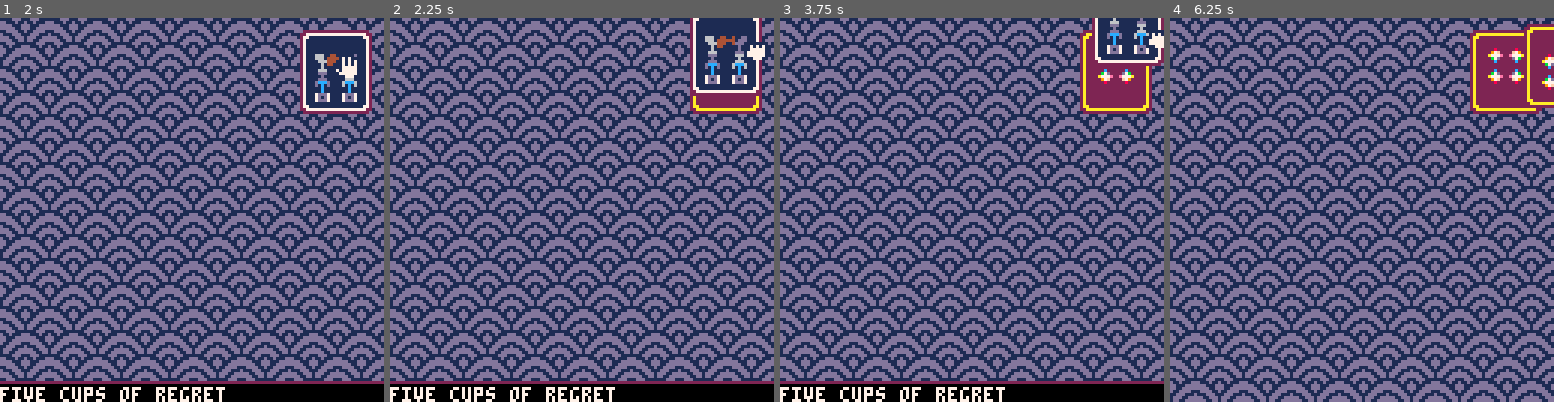
Above: before the commit, frames 1-4 (left to right).
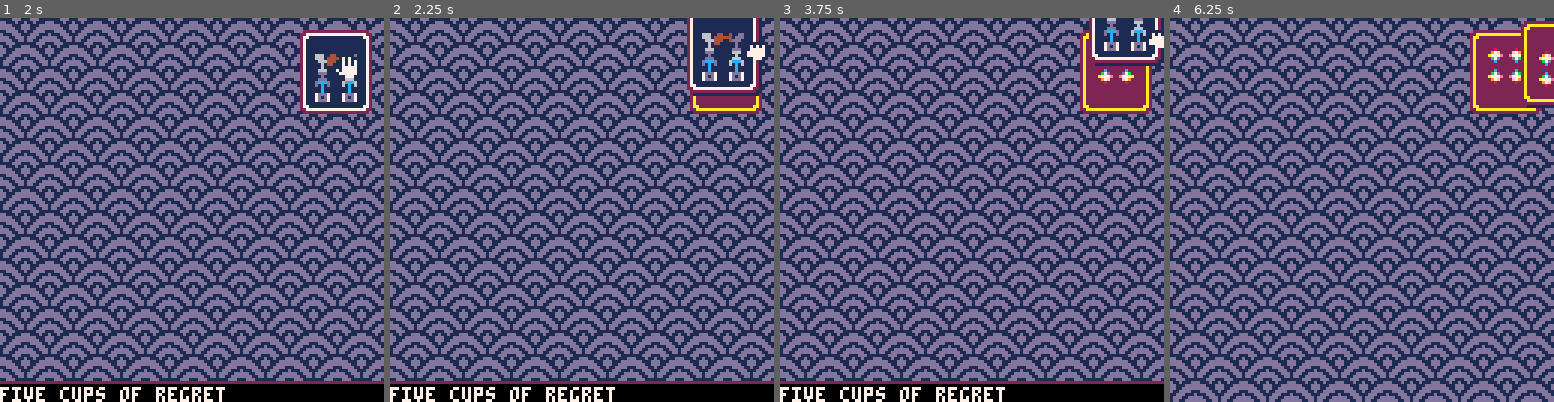
Above: after the commit, the same moments.

Repository: alxgnon/pico-8
Game: PICO-8 cartridge tarot.p8
The game is run twice, just before and just after one commit, with the same random seed, the same clock (stepped at 60 frames per second) and the same inputs.
Inputs:
- Up to frame 1 (2 s): tap X (X key) at 0.33, 1.07, 1.85 s; tap O (Z key) at 0.7, 1.7 s; hold Right from 1.6 s (still down)
- Up to frame 2 (2.25 s): release Right at 2.1 s; tap O (Z key) at 2.1 s; hold Up from 2.15 s (still down)
- Up to frame 3 (3.75 s): release Up at 2.42 s; hold Right 2.47-3.03 s; tap O (Z key) every 0.4 s from 2.5 to 3.7 s; tap X (X key) at 2.97 s; hold Left 3.08-3.58 s; hold Down from 3.63 s (still down)
- Up to frame 4 (6.25 s): release Down at 3.97 s; hold Right 4.02-4.68 s; tap X (X key) at 4.08, 5.2 s; tap O (Z key) every 0.4 s from 4.1 to 6.1 s; hold Up 4.73-5.03 s; hold Left 5.08-5.68 s; hold Down 5.73-6.03 s; hold Right from 6.08 s (still down)

Frame 1 is identical in both runs. In frame 2, 1.9% of the frame differs, in the area x 77-97%, y 0-21%; in frame 3, 1.3%; in frame 4, 0.8%.

Commit message:
tarot: lift and sound effects

Diff:
--- a/tarot.p8
+++ b/tarot.p8
@@ -147,13 +147,20 @@
 		self.hold4 = true
 
 		if self.card then
-			add(deck, self.card)
+			card = self.card
 			self.card = nil
+			add(deck, card)
+			card.x += 1
+			card.y += 1
+			sfx(2)
 		else
 			local top = deck:top()
 			if top then
 				del(deck, top)
 				self.card = top
+				top.x -= 1
+				top.y -= 1
+				sfx(1)
 			end
 		end
 	end
@@ -167,15 +174,23 @@
 
 		if self.card then
 			self.card:flip()
+			sfx(3)
 		else
 			local top = deck:top()
-			if (top) top:flip()
+			if top then
+				top:flip()
+				sfx(3)
+			end
 		end
 	end
 end
 
 function hand:draw()
 	if self.card then
+		local cx,cy = self.card.x,self.card.y
+		rect(cx+6,cy+6,cx+28,cy+31,1)
+		rect(cx+6,cy+6,cx+27,cy+32,1)
+
 		self.card:draw()
 		spr(self.closed,self.x,self.y)
 	else
Not shown, changed: the music (__music__) section of tarot.p8
Not shown, changed: the sound effects (__sfx__) section of tarot.p8
